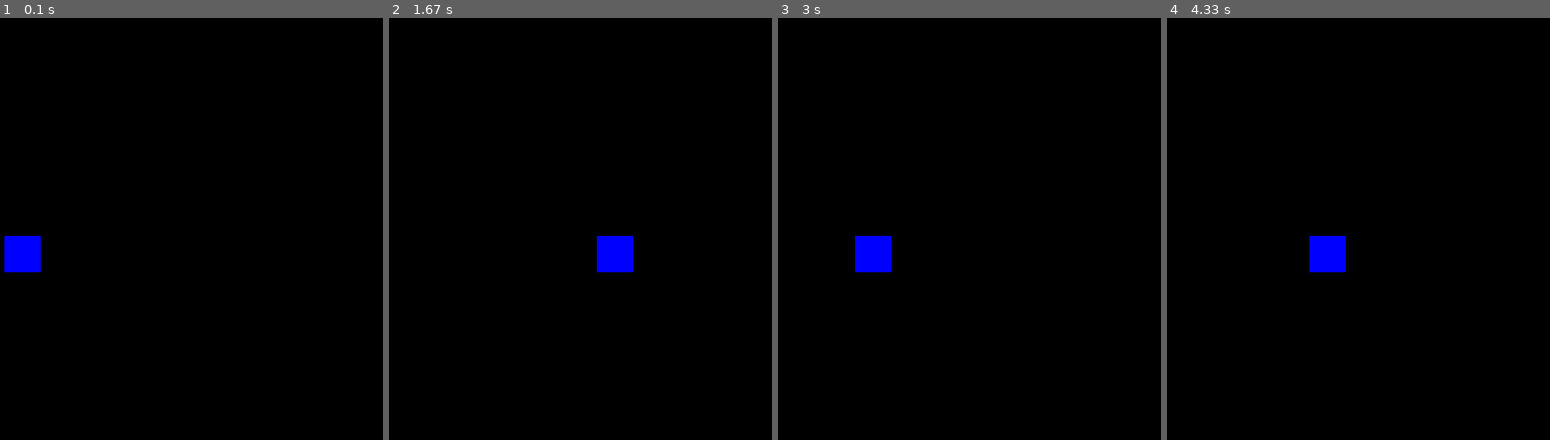
Above: before the commit, frames 1-4 (left to right).
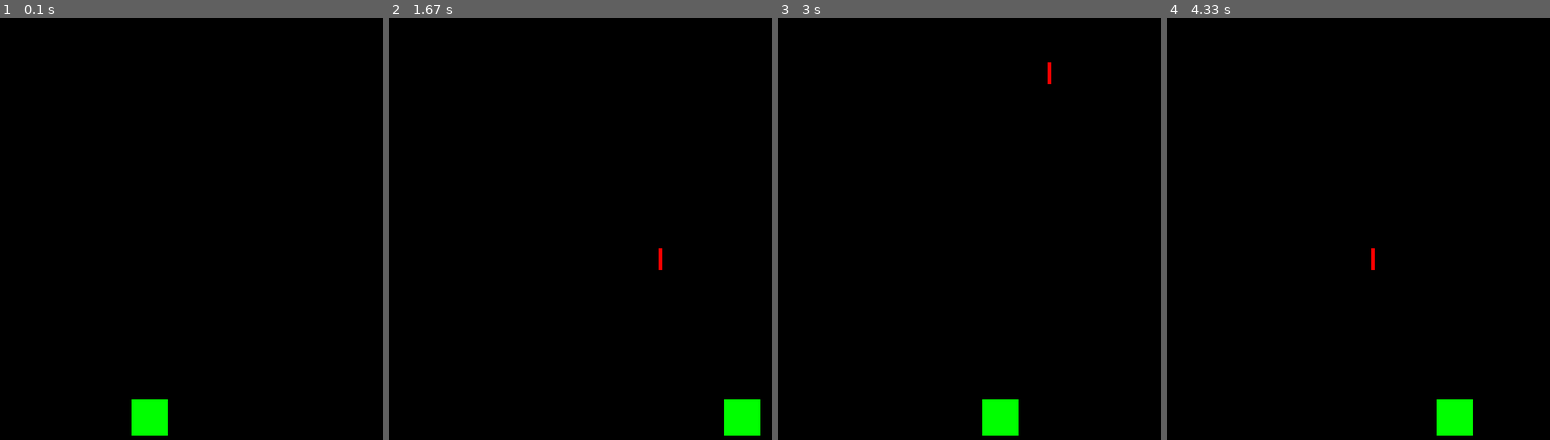
Above: after the commit, the same moments.

Repository: JoZonneveld/Peercoach
Game: pygame game, started from Python/Periode2/SpaceInvaders/Main.py
Same seed, same stepped clock (60 frames per second), same inputs: the game is played once before the commit and once after it.
Inputs:
- Up to frame 1 (0.1 s): no input
- Up to frame 2 (1.67 s): tap Space at 0.33, 0.73, 1.03, 1.23, 1.53 s; hold Right 0.67-1.13 s; hold Right 1.17-1.63 s
- Up to frame 3 (3 s): hold Left 1.67-2.2 s; tap Space at 1.73, 2.03, 2.3, 2.6, 2.73 s; hold Left 2.23-2.63 s; hold Right from 2.67 s (still down)
- Up to frame 4 (4.33 s): tap Space at 3.03, 3.4, 3.7, 3.9, 4.2 s; release Right at 3.3 s; hold Left 3.33-3.8 s; hold Right 3.83-4.3 s

The runs differ from the first frame. In frame 1, 1.6% of the frame differs, in the area x 1-44%, y 51-99%; in frame 2, 1.7%, in the area x 54-97%, y 51-99%; in frame 3, 1.7%; in frame 4, 1.7%.

Commit message:
spaceinvaders

Diff:
--- a/Python/Periode2/PyGame/Rect.py
+++ /dev/null
@@ -1,24 +0,0 @@
-import pygame as pg
-from Colors import *
-class Rectangle:
-    def __init__(self, x, y, w, h): #constructor
-        self.Rect = pg.rect.Rect((x, y, w, h)) #create rectangle
-
-    def Update(self, screen):
-        # print(x, y)
-        x, y = screen.get_size()
-        key = pg.key.get_pressed()
-        if key[pg.K_LEFT]:
-            if self.Rect.left - 10 >= 0:
-                self.Rect.move_ip(-5, 0)
-        if key[pg.K_RIGHT]:
-            if self.Rect.right + 10 <= x:
-                self.Rect.move_ip(5, 0)
-        if key[pg.K_UP]:
-            if self.Rect.top - 10 >= 0:
-                self.Rect.move_ip(0, -5)
-        if key[pg.K_DOWN]:
-            self.Rect.move_ip(0, 5)
-
-    def Draw(self, screen):
-        pg.draw.rect(screen, Blue, self.Rect)
--- /dev/null
+++ b/Python/Periode2/SpaceInvaders/Enemy.py
@@ -0,0 +1,2 @@
+import pygame as pg
+from Colors import *
--- a/Python/Periode2/PyGame/Main.py
+++ b/Python/Periode2/SpaceInvaders/Main.py
@@ -1,4 +1,6 @@
-from Rect import *
+from Player import *
+from Vector import *
+from Projectile import *
 from Colors import *
 #starting pygame
 pg.init()
@@ -8,13 +10,14 @@
 
 
 #CREATE GAME OBJECTS
-Rect = Rectangle(200,300,50,50) #creating a Rect
+# Rect = Rectangle(200,300,50,50) #creating a Rect
+Player = Player(Vector(375, 525), Green)
 #END CREATE GAME OBJECTS
 
 #CREATE LIST
 Objects = list()
 #ADD GAME OBJECTS TO LIST
-Objects.append(Rect)
+Objects.append(Player)
 #END CREATE LIST
 
 running = True #loop condition
--- /dev/null
+++ b/Python/Periode2/SpaceInvaders/Player.py
@@ -0,0 +1,40 @@
+from Colors import *
+from Projectile import *
+from Vector import *
+
+class Player:
+    def __init__(self, vec, color):
+        self.Vec = vec
+        self.Color = color
+        self.Rect = pg.rect.Rect((vec.X, vec.Y, 50, 50))
+        self.Projectiles = list()
+        self.Counter = 0
+
+    def CreateProjectile(self):
+        x, y = self.Rect.midtop
+        self.Projectiles.append(Projectile(x, y))
+
+    def Update(self, screen):
+        x, y = screen.get_size()
+        key = pg.key.get_pressed()
+        if key[pg.K_LEFT]:
+            if self.Rect.left - 10 >= 0:
+                self.Rect.move_ip(-5, 0)
+        if key[pg.K_RIGHT]:
+            if self.Rect.right + 10 <= x:
+                self.Rect.move_ip(5, 0)
+
+        self.Counter -= 1
+
+        if key[pg.K_SPACE]:
+            print(self.Counter)
+
+            if self.Counter <= 0:
+                self.CreateProjectile()
+                self.Counter = 45;
+
+        for Projectile in self.Projectiles:
+            Projectile.Update(screen)
+            Projectile.Draw(screen)
+    def Draw(self, screen):
+        pg.draw.rect(screen, self.Color, self.Rect)
--- /dev/null
+++ b/Python/Periode2/SpaceInvaders/Projectile.py
@@ -0,0 +1,12 @@
+from Colors import *
+import pygame as pg
+
+class Projectile:
+    def __init__(self, x, y): #constructor
+        self.Rect = pg.rect.Rect((x, y, 5, 30)) #create rectangle
+
+    def Update(self, screen):
+        self.Rect.move_ip(0, -8)
+
+    def Draw(self, screen):
+        pg.draw.rect(screen, Red, self.Rect)
--- /dev/null
+++ b/Python/Periode2/SpaceInvaders/Rect.py
@@ -0,0 +1,37 @@
+import pygame as pg
+from Colors import *
+class Rectangle:
+    def __init__(self, x, y, w, h): #constructor
+        self.Rect = pg.rect.Rect((x, y, w, h)) #create rectangle
+        self.Speed = 0;
+
+    def Update(self, screen):
+        # print(x, y)
+        x, y = screen.get_size()
+        key = pg.key.get_pressed()
+        # if key[pg.K_LEFT]:
+        #     if self.Rect.left - 10 >= 0:
+        #         self.Rect.move_ip(-5, 0)
+        # if key[pg.K_RIGHT]:
+        #     if self.Rect.right + 10 <= x:
+        #         self.Rect.move_ip(5, 0)
+        # if key[pg.K_UP]:
+        #     if self.Rect.top - 10 >= 0:
+        #         self.Rect.move_ip(0, -5)
+        # if key[pg.K_DOWN]:
+        #     if self.Rect.bottom + 10 <= y:
+        #         self.Rect.move_ip(0, 5)
+
+
+        if key[pg.K_SPACE]:
+            self.Speed = 15
+            if self.Rect.top - 10 >= 0:
+                self.Rect.move_ip(0, -self.Speed)
+
+            self.Speed = 0
+        else:
+            if self.Rect.bottom + 10 <= y:
+                self.Rect.move_ip(0, 7)
+
+    def Draw(self, screen):
+        pg.draw.rect(screen, Blue, self.Rect)
--- /dev/null
+++ b/Python/Periode2/SpaceInvaders/Vector.py
@@ -0,0 +1,4 @@
+class Vector:
+    def __init__(self, x, y):
+        self.X = x
+        self.Y = y
Renamed: Python/Periode2/PyGame/Colors.py -> Python/Periode2/SpaceInvaders/Colors.py
